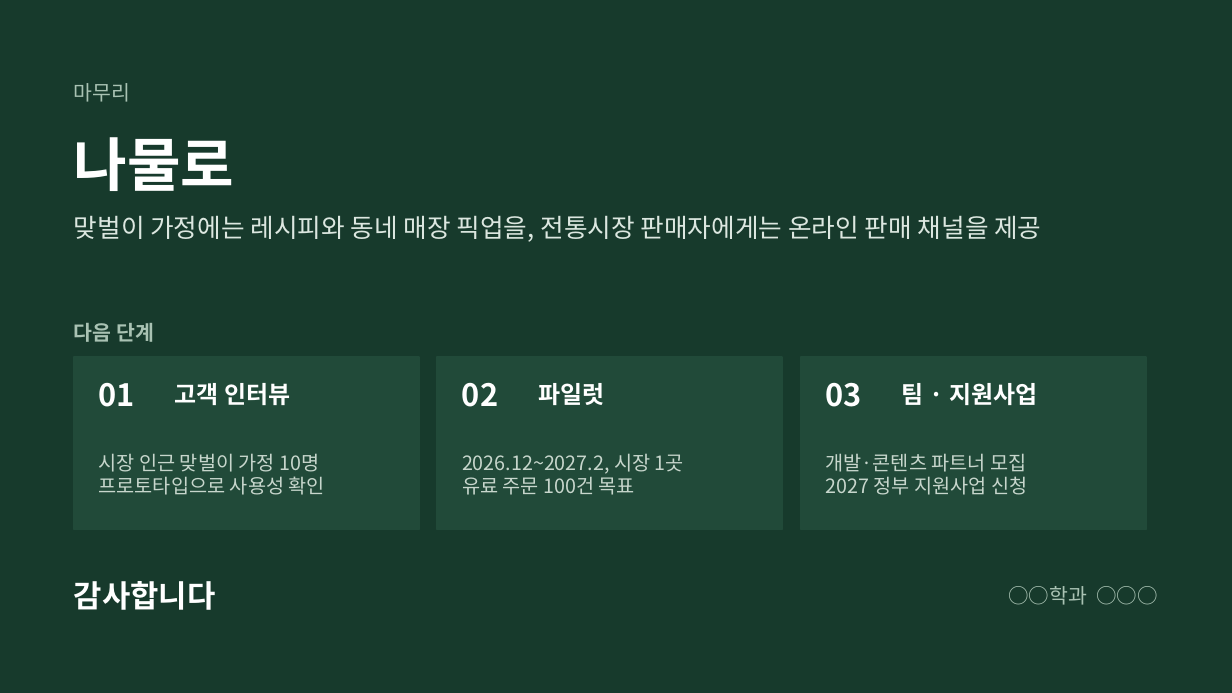
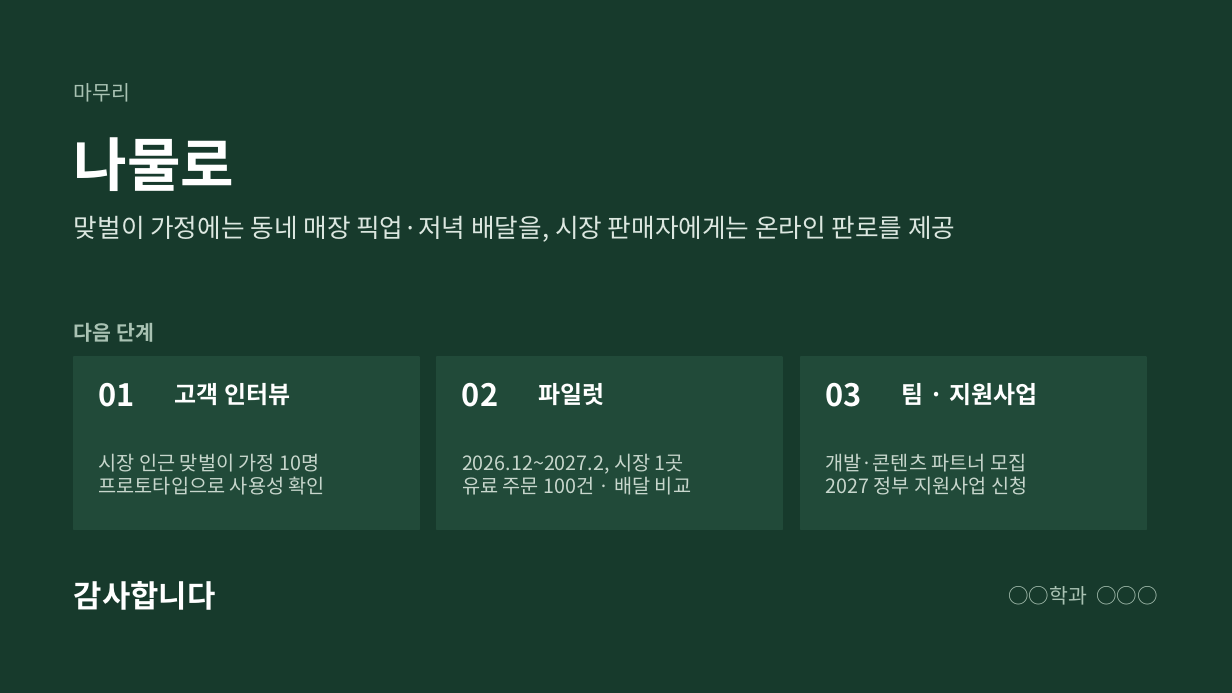
Before and after one commit to yonghoon7153-source/Yonghoon-DEM-DFT, a slide deck: slide 12 of namul-platform/02_발표자료_나물로.pptx. Drawn at 1232x693 pixels with LibreOffice and Linux fonts; fonts in the diff are those of the drawing. Boxes give left, top, right and bottom in pixels: in the first picture for what was removed or moved away, otherwise in the second. Text is boxed around its words. In the diff, an @@ line names an element or a change of style, - is before the commit and + after.

```diff
--- a/namul-platform/02_발표자료_나물로.pptx
+++ b/namul-platform/02_발표자료_나물로.pptx
@@ text at [74, 215, 955, 242]: text changed @@
-맞벌이 가정에는 레시피와 동네 매장 픽업을, 전통시장 판매자에게는 온라인 판매 채널을 제공
+맞벌이 가정에는 동네 매장 픽업·저녁 배달을, 시장 판매자에게는 온라인 판로를 제공
@@ text at [462, 476, 691, 495]: text changed @@
-유료 주문 100건 목표
+유료 주문 100건 · 배달 비교
```
Also in this commit, not shown: 13 other slides changed, 24 other files.
